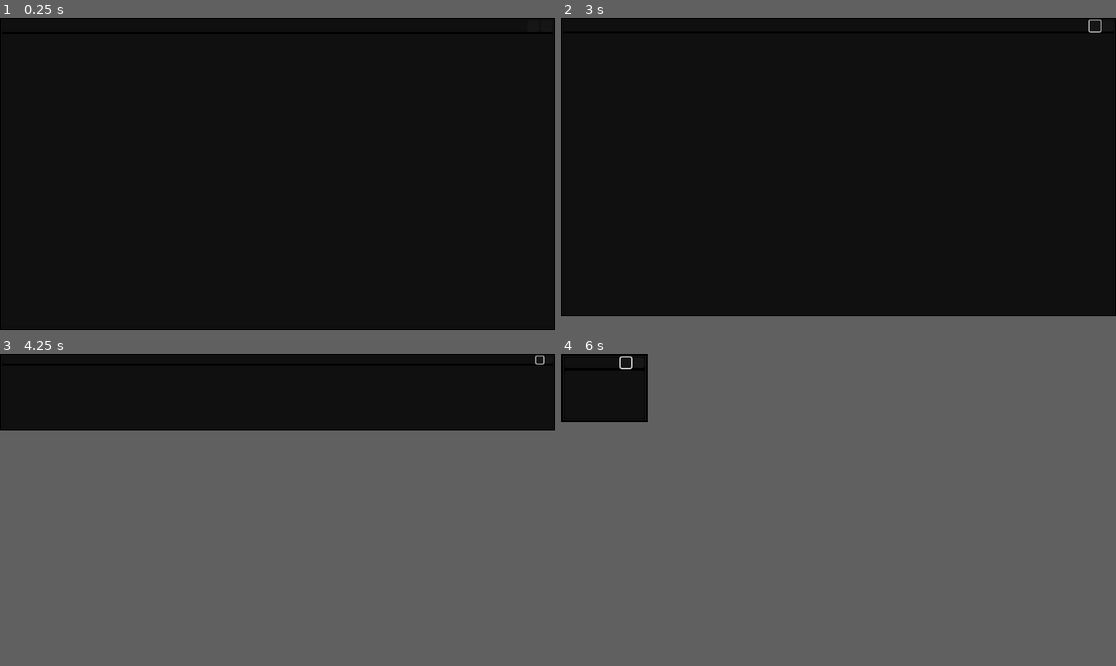
Above: before the commit, frames 1-4 (two rows, left to right).
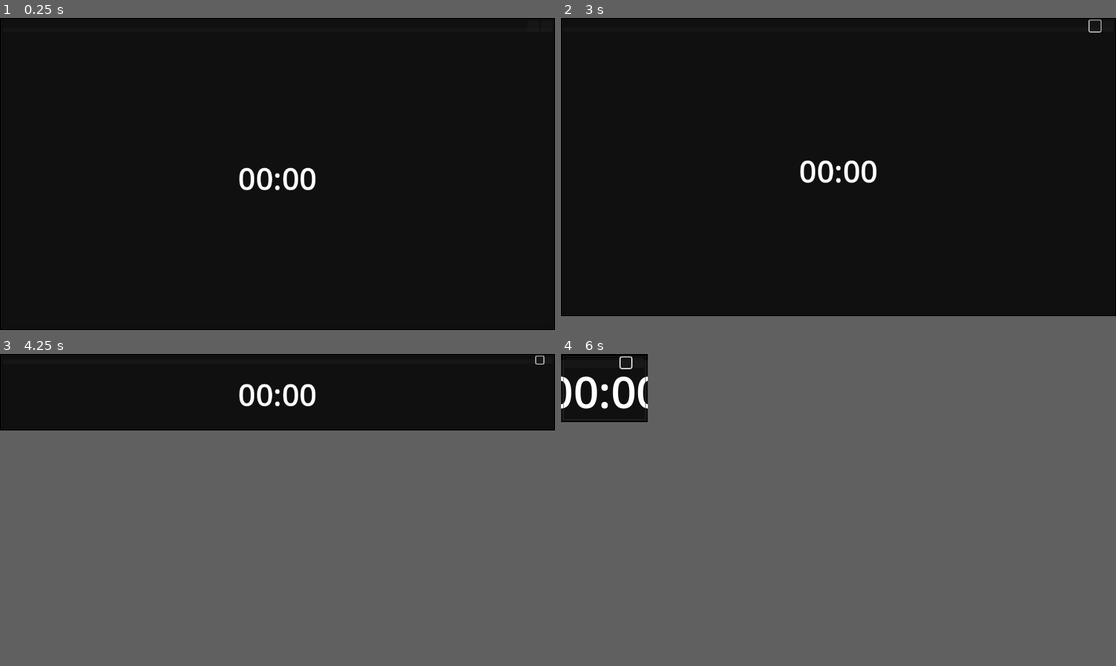
Above: after the commit, the same moments.

Repository: gabrieldevsouza/tomateiro
Game: Godot game, scene res://scenes/N_Bootstrap.tscn
Two runs of this game, one before a commit and one after it. Both use one fixed random seed, a clock stepped at 60 frames per second and the inputs below.
Inputs (mouse positions are in pixels of both pictures, inside the frame that each line leads up to):
- Up to frame 1 (0.25 s): no input
- Up to frame 2 (3 s): click (1093, 27) at 0.5 s; click (1093, 27) at 1.25 s; click (1093, 27) at 2 s; tap Enter at 2.75 s; drag from (838, 18) to (894, 105) at 2.77 s
- Up to frame 3 (4.25 s): drag from (277, 662) to (249, 572) at 3.52 s
- Up to frame 4 (6 s): tap Space at 4.25, 5.75 s; move the mouse to (561, 510) at 4.27 s; click (561, 510) at 4.42 s; tap Enter at 5 s; drag from (1115, 510) to (672, 463) at 5.02 s; drag from (561, 363) to (866, 510) at 5.77 s

The runs differ from the first frame. In frame 1, 0.5% of the frame differs, in the area x 43-57%, y 47-56%; in frame 2, 0.5%; in frame 3, 0.5%; in frame 4, 0.7%, in the area x 0-16%, y 7-18%.

Commit message:
Timer setup

Diff:
--- /dev/null
+++ b/scenes/C_AppMainArea.tscn
@@ -0,0 +1,39 @@
+[gd_scene load_steps=2 format=3 uid="uid://da8d5hdscq8r0"]
+
+[ext_resource type="PackedScene" path="res://scenes/PC_AppMainArea.tscn" id="1_vuhsv"]
+
+[node name="C_AppMainArea" type="Control"]
+layout_mode = 3
+anchors_preset = 15
+anchor_right = 1.0
+anchor_bottom = 1.0
+grow_horizontal = 2
+grow_vertical = 2
+
+[node name="MarginContainer" type="MarginContainer" parent="."]
+layout_mode = 1
+anchors_preset = 15
+anchor_right = 1.0
+anchor_bottom = 1.0
+grow_horizontal = 2
+grow_vertical = 2
+theme_override_constants/margin_left = 5
+theme_override_constants/margin_top = 5
+theme_override_constants/margin_right = 5
+theme_override_constants/margin_bottom = 5
+
+[node name="VBC_TitleBar" type="VBoxContainer" parent="MarginContainer"]
+layout_mode = 2
+
+[node name="C_TitleBarspace" type="Control" parent="MarginContainer/VBC_TitleBar"]
+custom_minimum_size = Vector2(0, 3)
+layout_mode = 2
+size_flags_vertical = 3
+
+[node name="C_MainArea_EMPTY" type="Control" parent="MarginContainer/VBC_TitleBar"]
+layout_mode = 2
+size_flags_vertical = 3
+size_flags_stretch_ratio = 50.0
+
+[node name="PC_AppMainArea" parent="MarginContainer/VBC_TitleBar/C_MainArea_EMPTY" instance=ExtResource("1_vuhsv")]
+layout_mode = 1
--- a/scenes/C_TitleBar_UI.tscn
+++ b/scenes/C_TitleBar_UI.tscn
@@ -1,11 +1,10 @@
-[gd_scene load_steps=7 format=3 uid="uid://c26lr48h80a3a"]
+[gd_scene load_steps=6 format=3 uid="uid://c26lr48h80a3a"]
 
 [ext_resource type="Script" path="res://scripts/behaviours/TitleBar.gd" id="1_gq87v"]
 [ext_resource type="Script" path="res://addons/MaxSizeContainer/max_size_container.gd" id="1_tkmb0"]
 [ext_resource type="Script" path="res://scripts/utils/h_stackable_ratio_container.gd" id="3_ck3ec"]
 [ext_resource type="PackedScene" uid="uid://birk4wdajwwt8" path="res://scenes/B_QuitApp.tscn" id="4_5we8b"]
 [ext_resource type="PackedScene" uid="uid://dbe1alxqa4bic" path="res://scenes/B_MinimizeApp.tscn" id="4_euxw8"]
-[ext_resource type="PackedScene" uid="uid://da0qnnj1i7v40" path="res://scenes/PC_AppMainArea.tscn" id="6_2tc6o"]
 
 [node name="C_TitleBar_UI" type="Control"]
 layout_mode = 3
@@ -68,7 +67,4 @@
 size_flags_vertical = 3
 size_flags_stretch_ratio = 25.0
 
-[node name="PC_AppMainArea" parent="VBC_TitleBar/C_MainArea_EMPTY" instance=ExtResource("6_2tc6o")]
-layout_mode = 1
-
 [connection signal="gui_input" from="VBC_TitleBar/MSC_MaxTitleBar/PC_MainTitleBar" to="." method="_on_main_title_bar_gui_input"]
--- a/scenes/N_Bootstrap.tscn
+++ b/scenes/N_Bootstrap.tscn
@@ -1,9 +1,12 @@
-[gd_scene load_steps=3 format=3 uid="uid://bh0ukvfgwej0i"]
+[gd_scene load_steps=4 format=3 uid="uid://bh0ukvfgwej0i"]
 
 [ext_resource type="PackedScene" uid="uid://by7fcj37vgdua" path="res://scenes/MC_TitleBar.tscn" id="1_rjt57"]
 [ext_resource type="PackedScene" uid="uid://kjoftlwb2ekd" path="res://scenes/N_WindowSizeController.tscn" id="2_mgvrn"]
+[ext_resource type="PackedScene" uid="uid://da8d5hdscq8r0" path="res://scenes/C_AppMainArea.tscn" id="3_4x0tc"]
 
 [node name="N_Bootstrap" type="Node"]
+
+[node name="C_AppMainArea" parent="." instance=ExtResource("3_4x0tc")]
 
 [node name="MC_TitleBar" parent="." instance=ExtResource("1_rjt57")]
 
--- a/scenes/PC_AppMainArea.tscn
+++ b/scenes/PC_AppMainArea.tscn
@@ -1,4 +1,7 @@
-[gd_scene format=3 uid="uid://da0qnnj1i7v40"]
+[gd_scene load_steps=2 format=3 uid="uid://dhenu44xdc0ah"]
+
+[sub_resource type="LabelSettings" id="LabelSettings_he1nn"]
+font_size = 64
 
 [node name="PC_AppMainArea" type="PanelContainer"]
 anchors_preset = 15
@@ -6,3 +9,16 @@
 anchor_bottom = 1.0
 grow_horizontal = 2
 grow_vertical = 2
+
+[node name="HBoxContainer" type="HBoxContainer" parent="."]
+layout_mode = 2
+alignment = 1
+
+[node name="Label" type="Label" parent="HBoxContainer"]
+layout_mode = 2
+size_flags_horizontal = 3
+size_flags_vertical = 1
+text = "00:00"
+label_settings = SubResource("LabelSettings_he1nn")
+horizontal_alignment = 1
+vertical_alignment = 1
